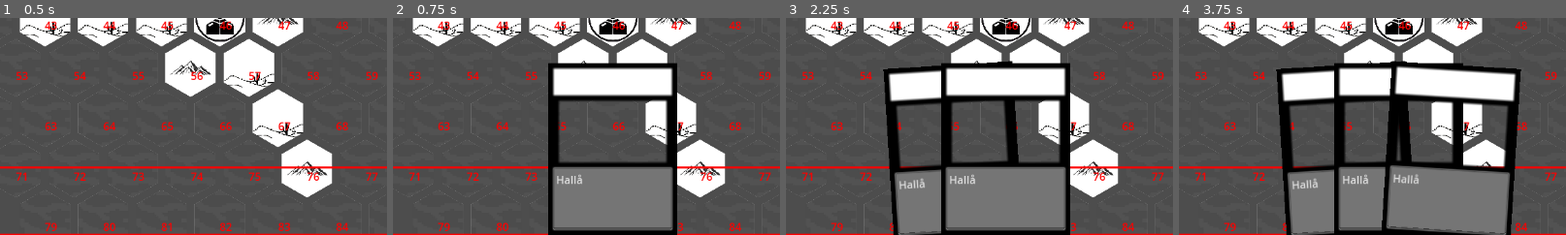
Above: before the commit, frames 1-4 (left to right).
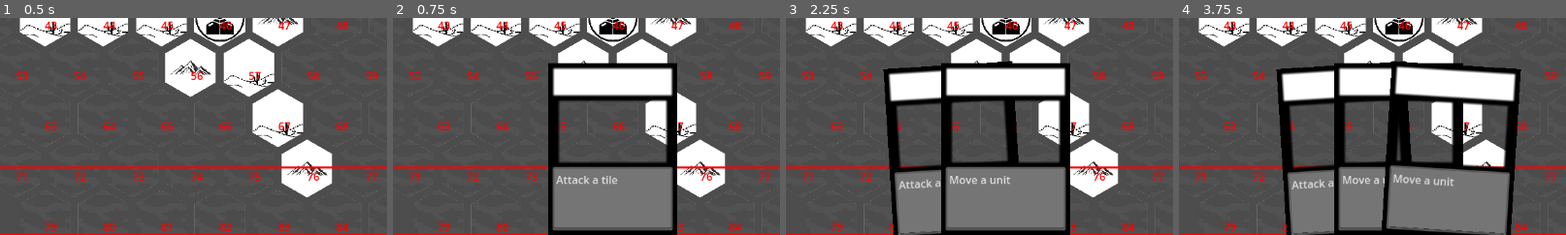
Above: after the commit, the same moments.

Repository: AlexejAxvall/Tainted-Dunes
Game: Godot game, scene res://Images/not_kansas.tscn
Two runs of this game, one before a commit and one after it. Both use one fixed random seed, a clock stepped at 60 frames per second and the inputs below.
Inputs:
- Up to frame 1 (0.5 s): no input
- Up to frame 2 (0.75 s): click "Draw" at 0.5 s
- Up to frame 3 (2.25 s): click "End Turn" at 1.25 s; click "Draw" at 2 s
- Up to frame 4 (3.75 s): click "End Turn" at 2.75 s; click "Draw" at 3.5 s
The pictures show only the part of the screen within x 22-72%, y 50-100%; the shares and areas given below are measured in that part.

Frame 1 is identical in both runs. In frame 2, 0.3% of the frame differs, in the area x 42-58%, y 71-77%; in frame 3, 0.5%; in frame 4, 0.7%, in the area x 29-72%, y 71-80%.

Commit message:
Sommarlov

Diff:
--- a/card.gd
+++ b/card.gd
@@ -24,6 +24,7 @@
 
 var card_dictionary = {
 	"Name":    "",
+	"Text": "",
 	"Cost":    null,
 	"Type":    null,
 	"ID":      null,
@@ -50,6 +51,8 @@
 	label.size = Vector2(size.x * 0.92, size.y * 0.16)
 	label.text = card_dictionary["Name"]
 
+	text_edit.text = card_dictionary["Text"]
+
 func enter_highlight():
 	z_index    = 100
 	scale      = Vector2(1.2, 1.2)
--- a/deck.gd
+++ b/deck.gd
@@ -29,6 +29,7 @@
 		card.card_owner = main_scene.which_players_turn
 		card.size = card_dimensions
 		card.card_dictionary["Name"] = "Movement"
+		card.card_dictionary["Text"] = "Move a unit"
 		card.card_dictionary["Category"] = "Movement"
 		card.card_dictionary["Effects"] = {
 			"Enable_movement": {"Movements_enabled": 1}
@@ -40,6 +41,7 @@
 		card.card_owner = main_scene.which_players_turn
 		card.size = card_dimensions
 		card.card_dictionary["Name"] = "Attack"
+		card.card_dictionary["Text"] = "Attack a tile"
 		card.card_dictionary["Category"] = "Attack"
 		card.card_dictionary["Effects"] = {
 			"Enable_attack": {"Attacks_enabled": 1}
@@ -51,6 +53,7 @@
 		card.card_owner = main_scene.which_players_turn
 		card.size = card_dimensions
 		card.card_dictionary["Name"] = "Resources"
+		card.card_dictionary["Text"] = "Gather resources"
 		card.card_dictionary["Category"] = "Resources"
 		card.card_dictionary["Effects"] = {
 			"Gather_resources": {"Resources_gathered": 1}
--- a/not_kansas.gd
+++ b/not_kansas.gd
@@ -794,6 +794,7 @@
 		for i in range(previously_seen_tiles.size()):
 			var calculated_tile = tile_dictionary[previously_seen_tiles[i]]
 			calculated_tile["In_sight"] = false
+			calculated_tile["Node"].in_sight = false
 			var node = calculated_tile["Node"]
 			node.update_image(1, calculated_tile["Image"], image_scale, me_modulate)
 
@@ -801,6 +802,7 @@
 	for i in range(seen_tiles.size()):
 		var calculated_tile = tile_dictionary[seen_tiles[i]]
 		calculated_tile["In_sight"] = true
+		calculated_tile["Node"].in_sight = true
 		calculated_tile["Been_seen"] = true
 		var node = calculated_tile["Node"]
 		node.update_image(1, calculated_tile["Image"], image_scale, null)
--- a/tile.gd
+++ b/tile.gd
@@ -23,6 +23,7 @@
 var contains_unit: bool = false
 var is_selected:   bool = false
 var image
+var in_sight = false
 
 
 func _ready():
@@ -63,7 +64,7 @@
 func _on_mouse_entered():
 	#print("▶ _on_mouse_entered on ", tile_key, " — selected_node is: ", parent.selected_node)
 	var sel = parent.selected_node
-	if sel and sel.is_in_group("Unit"):
+	if sel and sel.is_in_group("Unit") and in_sight:
 		var path = pathfinder.find_path(sel.current_tile_key, tile_key, sel)
 		#print("   → computed path: ", path)
 		_draw_preview(path)
